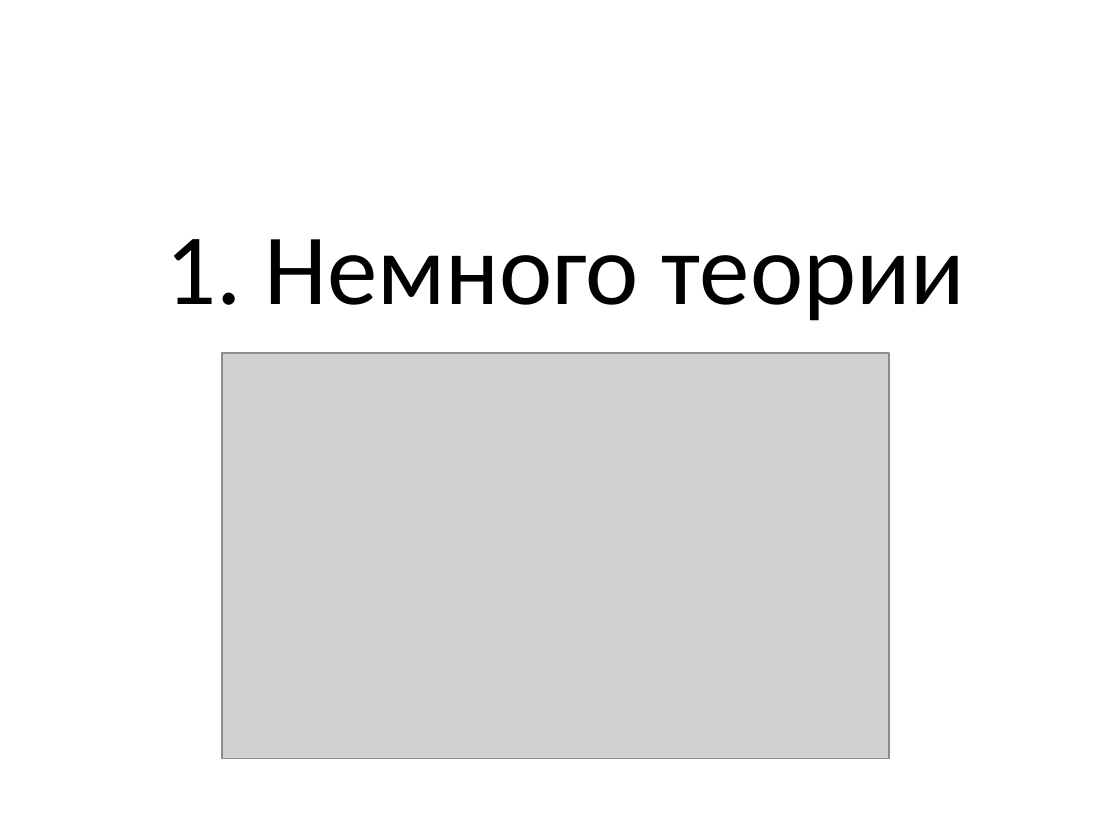
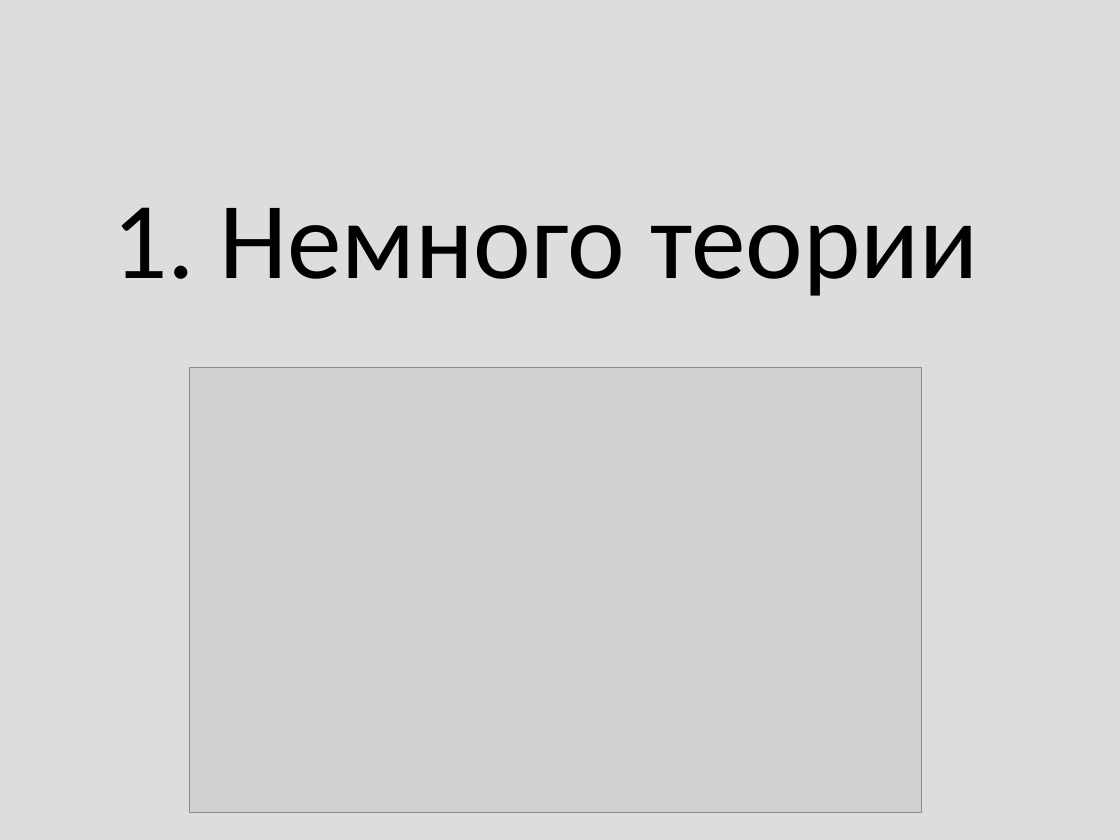
Before and after one commit to Mustang98/ThickHeap, a slide deck: slide 2 of ThickHeap_Presentation.ppsx. Drawn at 1120x840 pixels with LibreOffice and Linux fonts; fonts in the diff are those of the drawing; grey boxes stand for pictures. Boxes give left, top, right and bottom in pixels: in the first picture for what was removed or moved away, otherwise in the second. Text is boxed around its words. In the diff, an @@ line names an element or a change of style, - is before the commit and + after.

```diff
--- a/ThickHeap_Presentation.ppsx
+++ b/ThickHeap_Presentation.ppsx
@@ background #FFFFFF to #DDDDDD @@
@@ text "1. Немного теории" moved from (x1=165, y1=239, x2=965, y2=321) to (x1=112, y1=207, x2=978, y2=296) @@
@@ text "1. Немного теории" at (x1=112, y1=207, x2=978, y2=296): size 64.8 to 70.2 pt; vertical alignment middle to top @@
@@ picture resized from (x1=222, y1=353, x2=888, y2=758) to (x1=189, y1=367, x2=922, y2=813) @@
```
Also in this commit, not shown: 15 other slides changed, 31 slides added, 2 slides removed, 2 other files.
